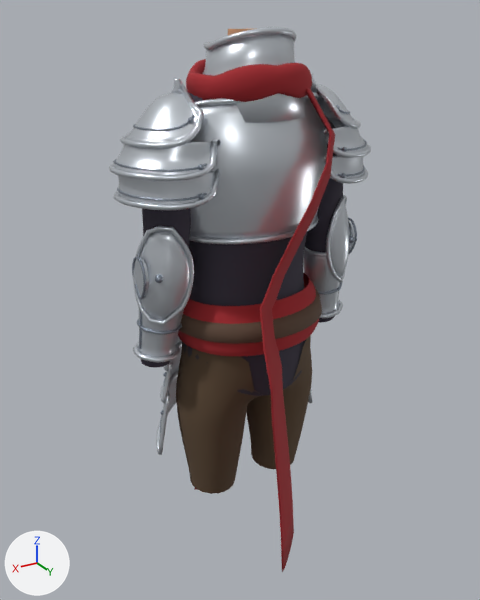
What one commit did to the glTF model assets/models/gear/a_whiteknight.glb.
The view is the same before and after, from a 50 mm lens placed at (0.765, 1.246, 1.634), pointed at (0.03, 0.022, 1.022). Every picture has the same lights, and +X, +Y and +Z are marked at lower left. The first picture is the older version. Vertices at exactly the same position are counted once.

In view in the first picture: 'Pants', 'Sleeves', 'Under', 'WhiteKnight' and 1 more.
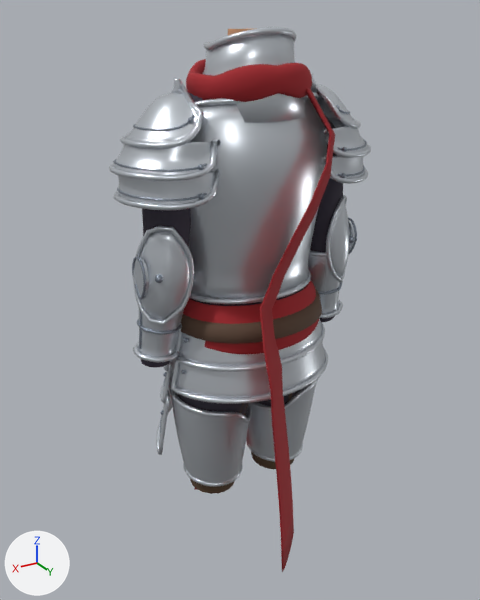
Location of each change, [x1, y1, x2, y2] in pixels of the pictures (480 x 600 px; the box of a moved part takes in the faces that stretch with it):
'Under', reshaped (mostly hidden afterwards): before [182, 232, 307, 396]; after [176, 288, 304, 416]
'CuisseL', added: after [171, 396, 249, 483]
'CuisseR', added: after [247, 384, 316, 459]
part 1 of me_under_001, built on: before [182, 342, 306, 396]; after [176, 389, 302, 416]
part 2 of me_whiteknight, added: after [170, 382, 252, 423]
part 3 of me_whiteknight, added: after [250, 379, 318, 411]
part 4 of me_whiteknight, added: after [183, 463, 242, 487]
part 5 of me_whiteknight, added: after [246, 438, 303, 462]
part 6 of me_whiteknight, added: after [178, 318, 322, 366]
part 7 of me_whiteknight, added: after [175, 342, 325, 398]
part 8 of me_whiteknight, added: after [175, 321, 325, 372]
part 9 of me_whiteknight, added: after [171, 347, 328, 404]
part 10 of me_whiteknight, moved or reshaped: before [189, 98, 327, 244]; after [189, 98, 327, 304]
'Pants', unchanged, covered by the edit: before [176, 335, 312, 494]; after [190, 393, 294, 494]

Patch to the scene script:
```diff
--- a/assets/models/gear/a_whiteknight.glb.py
+++ b/assets/models/gear/a_whiteknight.glb.py
@@ me_under_001 @@
-me_under_001.from_pydata(...)  # 2614 vertices, 4992 faces; spans x -0.166..0.166, y -0.131..0.141, z 0.816..1.526
+me_under_001.from_pydata(...)  # 3261 vertices, 6272 faces; spans x -0.183..0.183, y -0.131..0.141, z 0.728..1.526
+# me_under_001 part 1: 114 vertices moved from x -0.164..0.164, y -0.111..0.139, z 0.847..0.919 to x -0.165..0.165, y -0.11..0.137, z 0.849..0.918; 64 vertices removed from x -0.165..0.165, y -0.109..0.13, z 0.816..0.897; 711 vertices added at x -0.183..0.183, y -0.103..0.123, z 0.728..0.886
 me_under_001.materials.append(mat_wk_under)
@@ me_whiteknight @@
-me_whiteknight.from_pydata(...)  # 29965 vertices, 58520 faces; spans x -0.309..0.309, y -0.225..0.354, z 0.335..1.611
+me_whiteknight.from_pydata(...)  # 32971 vertices, 64384 faces; spans x -0.309..0.309, y -0.225..0.354, z 0.335..1.611
+# me_whiteknight part 2: a new loose piece of 400 vertices spanning x 0.001..0.197, y -0.118..0.116, z 0.722..0.798, in mat_wk_plate
+# me_whiteknight part 3: a new loose piece of 400 vertices spanning x -0.197..-0.001, y -0.118..0.116, z 0.723..0.798, in mat_wk_plate
+# me_whiteknight part 4: a new loose piece of 336 vertices spanning x 0.02..0.171, y -0.086..0.076, z 0.553..0.573, in mat_wk_plate
+# me_whiteknight part 5: a new loose piece of 336 vertices spanning x -0.171..-0.02, y -0.086..0.076, z 0.553..0.573, in mat_wk_plate
+# me_whiteknight part 6: a new loose piece of 324 vertices spanning x -0.198..0.198, y 0.016..0.16, z 0.914..1.0, in mat_wk_plate
+# me_whiteknight part 7: a new loose piece of 324 vertices spanning x -0.209..0.209, y 0.017..0.172, z 0.839..0.925, in mat_wk_plate
+# me_whiteknight part 8: a new loose piece of 297 vertices spanning x -0.204..0.204, y 0.011..0.167, z 0.909..1.001, in mat_wk_plate
+# me_whiteknight part 9: a new loose piece of 297 vertices spanning x -0.215..0.215, y 0.012..0.178, z 0.834..0.927, in mat_wk_plate
+# me_whiteknight part 10: 2 vertices moved within x 0.113..0.172, y -0.022..0.091, z 1.2..1.426; 1040 vertices removed from x -0.188..0.188, y -0.053..0.148, z 1.194..1.457; 1040 vertices added at x -0.188..0.188, y -0.053..0.145, z 1.054..1.445
+# other edits to the shape of me_whiteknight do not show in these pictures
 me_whiteknight.materials.append(mat_wk_plate)
@@ ob_cuisser @@
+ob_cuisser = bpy.data.objects.new('CuisseR', me_cuisser_001)  # 460 vertices, 832 faces; spans x -0.194..-0.004, y -0.113..0.112, z 0.559..0.792
+ob_cuisser.location = (0.0, 0.0, 0.0)
@@ ob_cuissel @@
+ob_cuissel = bpy.data.objects.new('CuisseL', me_cuissel_001)  # 460 vertices, 832 faces; spans x 0.004..0.194, y -0.113..0.112, z 0.559..0.792
+ob_cuissel.location = (0.0, 0.0, 0.0)
```
